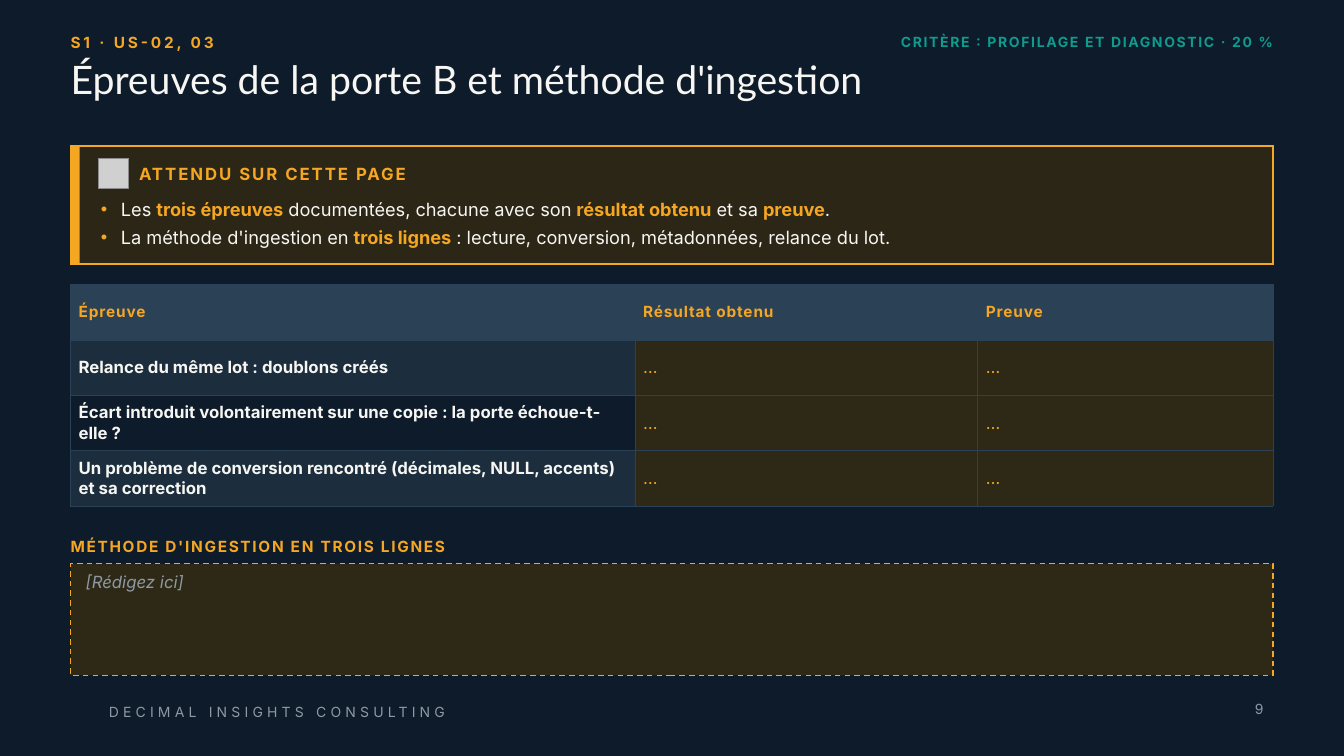
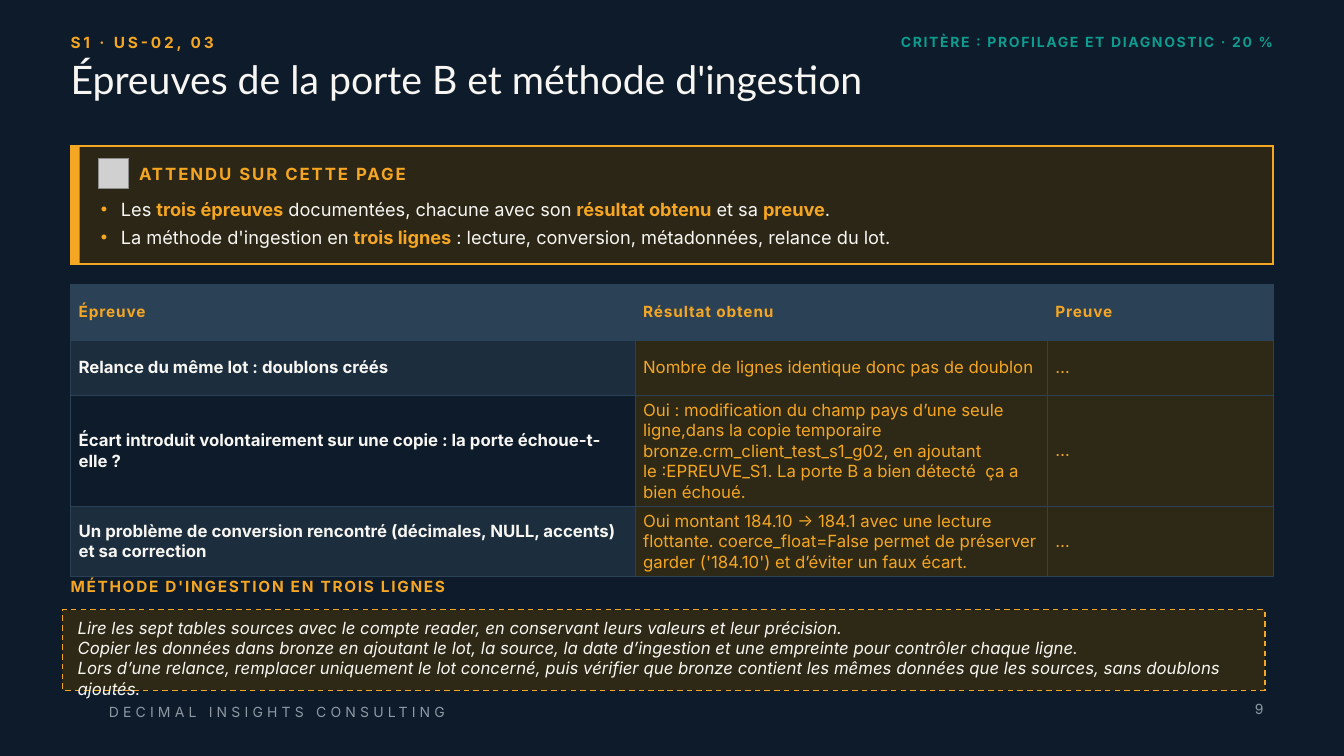
Before and after one commit to ruthabebeneg/td-qualite-g02, a slide deck: slide 9 of livrables/Livrable_Groupe_TD_AssurConnect.pptx. Drawn at 1344x756 pixels with LibreOffice and Linux fonts; fonts in the diff are those of the drawing; grey boxes stand for pictures; background and template pictures are left out. Boxes give left, top, right and bottom in pixels: in the first picture for what was removed or moved away, otherwise in the second. Text is boxed around its words. In the diff, an @@ line names an element or a change of style, - is before the commit and + after.

```diff
--- a/livrables/Livrable_Groupe_TD_AssurConnect.pptx
+++ b/livrables/Livrable_Groupe_TD_AssurConnect.pptx
@@ table at (71, 284, 1273, 576) @@
-row 2, column 2: …
+row 2, column 2: Nombre de lignes identique donc pas de doublon
-row 3, column 2: …
+row 3, column 2: Oui : modification du champ pays d’une seule ligne,dans la copie temporaire bronze.crm_client_test_s1_g02, en ajoutant le :EPREUVE_S1. La porte B a bien détecté ça a bien échoué.
-row 4, column 2: …
+row 4, column 2: Oui montant 184.10 -> 184.1 avec une lecture flottante. coerce_float=False permet de préserver garder ('184.10') et d’éviter un faux écart.
@@ text "MÉTHODE D'INGESTION EN TROIS LIGNES": place and size @@
-text "MÉTHODE D'INGESTION EN TROIS LIGNES" at (71, 538, 445, 552)
+text "MÉTHODE D'INGESTION EN TROIS LIGNES" at (71, 578, 445, 592)
@@ rectangle "Lire les sept tables sources ...": place and size @@
-rectangle "Lire les sept tables sources ..." at (71, 564, 1273, 676)
+rectangle "Lire les sept tables sources ..." at (63, 610, 1265, 691)
@@ text in rectangle at (78, 621, 1219, 699): text changed; text colour #8E99A4 to #F7F6F2 @@
-[Rédigez ici]
+Lire les sept tables sources avec le compte reader, en conservant leurs valeurs et leur précision.
+Copier les données dans bronze en ajoutant le lot, la source, la date d’ingestion et une empreinte pour contrôler chaque ligne.
+Lors d’une relance, remplacer uniquement le lot concerné, puis vérifier que bronze contient les mêmes données que les sources, sans doublons ajoutés.
```
Also in this commit, not shown: 7 other slides changed.
